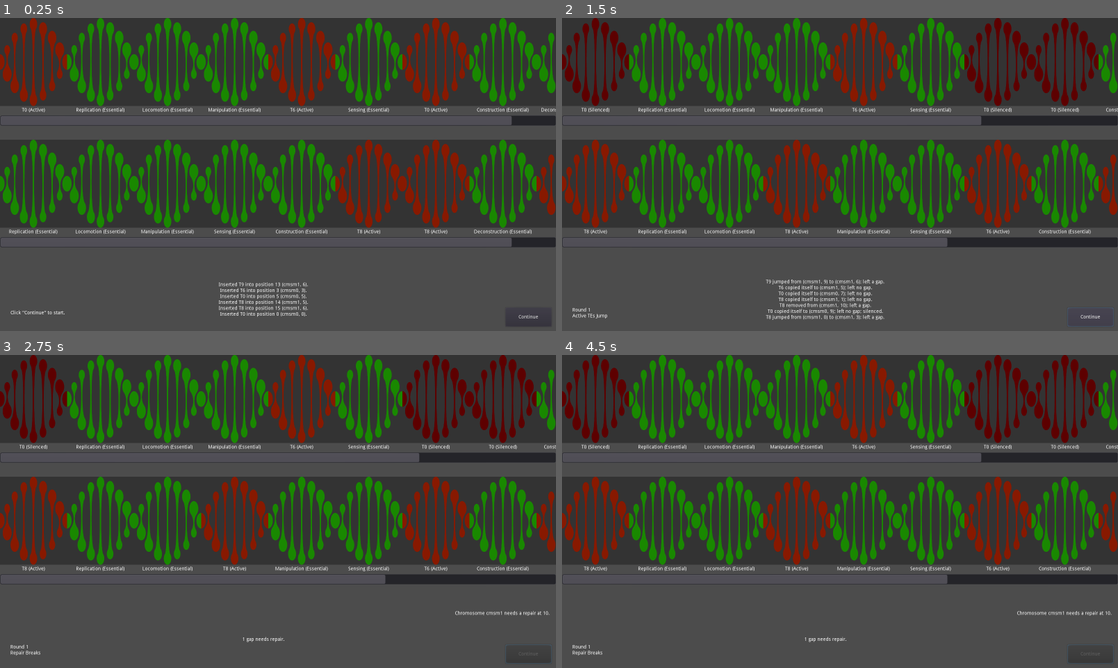
Above: before the commit, frames 1-4 (two rows, left to right).
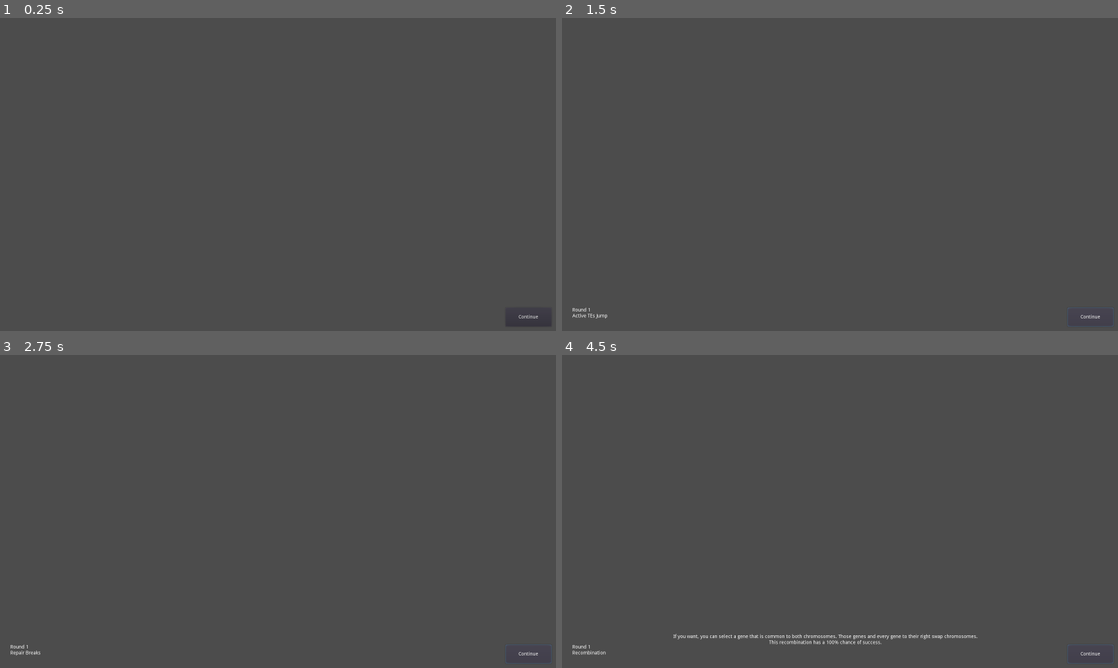
Above: after the commit, the same moments.

Repository: zachadel/GenomeEvolution
Game: Godot game, scene res://Scenes/CardTable.tscn
Two runs of this game, one before a commit and one after it. Both use one fixed random seed, a clock stepped at 60 frames per second and the inputs below.
Inputs:
- Up to frame 1 (0.25 s): no input
- Up to frame 2 (1.5 s): click "Continue" at 0.5 s; click "Continue" at 1.25 s
- Up to frame 3 (2.75 s): click "Continue" at 2 s
- Up to frame 4 (4.5 s): tap Enter at 2.75, 4.25 s; tap Space at 3.5 s

The runs differ from the first frame. In frame 1, 58% of the frame differs, in the area x 0-100%, y 0-96%; in frame 2, 59%, in the area x 0-100%, y 0-97%; in frame 3, 59%; in frame 4, 59%.
Error after the commit: Parse Error: The method "rand_truepos" isn't declared in the current class. (res://Scripts/ChromPair.gd:67)

Commit message:
Personalities
The whole infrastructure is there now, and I came up with a few test families.

In order to accomodate the new behaviors, the functions involving sequence element movement needed to be altered drastically

Diff:
--- /dev/null
+++ b/Data/ate_personalities.cfg
@@ -0,0 +1,40 @@
+[card]
+
+title="Classic"
+roll=[0, 0.2778, 0.7223, 0.9167]
+
+[superjump]
+
+title="Super Jumper"
+roll=[0, 0.3]
+range={
+1: {"min_dist": 5}
+}
+
+[closefar]
+
+title="CloseFar"
+roll=[0, 0.2]
+range={
+0.5: {"other_cmsm": false, "max_dist": 2},
+1: {"this_cmsm": false}
+}
+
+[budding]
+
+title="Buddy"
+roll=[0.2, 0.25, 0, 0.8]
+range={
+1: {"other_cmsm": false, "max_dist": 1}
+}
+
+[cnearjfar]
+
+title="CNearJFar"
+roll=[0, 0.2, 0.6, 0.9]
+c_range={
+1: {"other_cmsm": false, "max_dist": 1}
+}
+j_range={
+1: {"this_cmsm": false}
+}
--- a/Scripts/CardTable.gd
+++ b/Scripts/CardTable.gd
@@ -5,6 +5,7 @@
 	# This is a little hack I've come up with to make bars in ScrollContainer controls larger
 
 var selected_gap = null;
+var silenced_genes = [];
 
 signal gene_clicked;
 
@@ -20,9 +21,10 @@
 func gain_ates(count = 1):
 	for i in range(count):
 		var nxt_te = load("res://Scenes/SequenceElement.tscn").instance();
-		nxt_te.setup("gene", Game.getTEName());
-		var pos = $chromes.insert_ate(nxt_te);
-		$lbl_justnow.text += "Inserted %s into position %d (%s, %d).\n" % [nxt_te.id, pos, nxt_te.get_parent().get_parent().name, nxt_te.get_index()];
+		nxt_te.setup("gene");
+		$chromes.insert_new_ate(nxt_te);
+		$lbl_justnow.text += "Inserted %s into position (%s, %d).\n" % [nxt_te.id, nxt_te.get_parent().get_parent().name, nxt_te.get_index()];
+	$chromes.silence_ates(silenced_genes);
 
 func gain_gaps(count = 1):
 	for i in range(count):
@@ -33,31 +35,34 @@
 	var _actives = $chromes.ate_list + [];
 	var silence_ids = [];
 	for ate in _actives:
-		match (Game.rollATEJumps()):
+		match (ate.get_ate_jump_roll()):
 			0:
+				$lbl_justnow.text += "%s did not do anything.\n" % ate.id;
+			1:
 				var old_idx = ate.get_index();
 				var old_par = ate.get_parent().get_parent().name;
 				var old_id = ate.id;
 				$chromes.remove_elm(ate);
 				$lbl_justnow.text += "%s removed from (%s, %d); left a gap.\n" % [old_id, old_par, old_idx];
-			1:
+			2:
 				var old_idx = ate.get_index();
 				var old_par = ate.get_parent().get_parent().name;
-				$chromes.move_to_randpos($chromes.displace_elm(ate));
+
+				$chromes.jump_ate(ate);
 				$lbl_justnow.text += "%s jumped from (%s, %d) to (%s, %d); left a gap.\n" % \
 					[ate.id, old_par, old_idx, ate.get_parent().get_parent().name, ate.get_index()];
-			2:
-				var copy_ate = Game.copy_elm(ate);
-				$chromes.insert_ate(copy_ate);
+			3:
+				var copy_ate = $chromes.copy_ate(ate);
 				$lbl_justnow.text += "%s copied itself to (%s, %d); left no gap.\n" % \
 					[ate.id, copy_ate.get_parent().get_parent().name, copy_ate.get_index()];
-			3:
-				var copy_ate = Game.copy_elm(ate);
-				$chromes.insert_ate(copy_ate);
-				silence_ids.append(ate.id);
+			4:
+				var copy_ate = $chromes.copy_ate(ate);
+				if (!silence_ids.has(ate.id)):
+					silence_ids.append(ate.id);
 				$lbl_justnow.text += "%s copied itself to (%s, %d); left no gap; silenced.\n" % \
 					[ate.id, copy_ate.get_parent().get_parent().name, copy_ate.get_index()];
 	$chromes.silence_ates(silence_ids);
+	silenced_genes += silence_ids;
 	$chromes.collapse_gaps();
 
 func _on_chromes_elm_clicked(elm):
--- a/Scripts/ChromPair.gd
+++ b/Scripts/ChromPair.gd
@@ -106,37 +106,59 @@
 	for r in _remove:
 		ate_list.erase(r);
 
-func get_max_pos(ends = true):
-	var sum = $cmsm0/cmsm.get_child_count() + $cmsm1/cmsm.get_child_count();
-	if (ends):
-		return sum + 2;
-	else:
-		return sum - 2;
-
-func pos_to_cmtd_idx(pos, ends = true):
-	var first_posns = $cmsm0/cmsm.get_child_count();
-	if (!ends):
-		first_posns -= 1;
-	return int(pos >= first_posns);
-
-func rand_truepos(allow_ends = true):
-	var rand_val = randi()%get_max_pos(allow_ends);
-	if (!allow_ends):
-		if (pos_to_cmtd_idx(rand_val, false)):
-			rand_val += 3;
-		else:
-			rand_val += 1;
-	return rand_val;
-
-func move_to_truepos(sq_elm, pos):
-	var first_posns = $cmsm0/cmsm.get_child_count();
-	var cmsm_idx = int(pos > first_posns);
-	if (cmsm_idx):
-		pos -= first_posns + 1;
-	get_cmsm(cmsm_idx).add_elm(sq_elm, pos);
-
-func move_to_randpos(sq_elm, allow_ends = true):
-	move_to_truepos(sq_elm, rand_truepos(allow_ends));
+# Calling this function kinda sucks, which is why there are a bunch of almost-aliases below it
+func insert_from_behavior(sq_elm, this_cmsm, ref_pos, behave_dict = Game.DEFAULT_ATE_RANGE_BEHAVIOR):
+	var other_cmsm = get_other_cmsm(this_cmsm);
+
+	var possible_spots = [];
+	# Get spots from this cmsm
+	if (behave_dict["this_cmsm"]):
+		for s in [-1, 1]:
+			var start = ref_pos + s*behave_dict["min_dist"];
+			start = min(this_cmsm.get_child_count()-1, max(0, start));
+			var end = behave_dict["max_dist"];
+			if (end == -1):
+				end = this_cmsm.get_child_count();
+			end = min(this_cmsm.get_child_count()-1, max(0, ref_pos + s*end));
+
+			if (s == 1):
+				possible_spots += range(start, end+1); # = [start, start+1, ..., end-1, end]
+			else:
+				possible_spots += range(end+1, start+2);
+	var ends_idx = possible_spots.size();
+	# Get spots from the other cmsm
+	if (behave_dict["other_cmsm"]):
+		var start = round(behave_dict["min_range"] * other_cmsm.get_child_count());
+		var end = round(behave_dict["max_range"] * other_cmsm.get_child_count());
+		possible_spots += range(start, end+1);
+
+	# Pick a random spot from the array
+	var rand_idx = randi()%possible_spots.size();
+	# Determine which cmsm to go to
+	var final_cmsm = this_cmsm;
+	if (rand_idx >= ends_idx):
+		final_cmsm = other_cmsm;
+
+	# Move sq_elm to the picked spot
+	if (sq_elm.mode == "ate" && !ate_list.has(sq_elm)):
+		ate_list.append(sq_elm);
+
+	final_cmsm.add_elm(sq_elm, possible_spots[rand_idx]);
+
+func jump_ate(ate_elm):
+	var old_idx = ate_elm.get_index();
+	var old_cmsm = ate_elm.get_parent();
+	displace_elm(ate_elm);
+	insert_from_behavior(ate_elm, old_cmsm, old_idx, ate_elm.get_active_behavior(true));
+
+func copy_ate(original_ate):
+	var copy_ate = Game.copy_elm(original_ate);
+	insert_from_behavior(copy_ate, original_ate.get_parent(), original_ate.get_index(),\
+		original_ate.get_active_behavior(false));
+	return copy_ate;
+
+func insert_new_ate(ate_elm):
+	insert_from_behavior(ate_elm, $cmsm0/cmsm, 0);
 
 func dupe_elm(elm):
 	var copy_elm = Game.copy_elm(elm);
@@ -145,13 +167,6 @@
 	elm.get_parent().add_elm(copy_elm, elm.get_index());
 	return copy_elm;
 
-func insert_ate(elm, pos = null):
-	if (pos == null):
-		pos = rand_truepos();
-	move_to_truepos(elm, pos);
-	ate_list.append(elm);
-	return pos;
-
 func highlight_gaps():
 	for g in gap_list:
 		g.disable(false);
--- a/Scripts/Game.gd
+++ b/Scripts/Game.gd
@@ -7,11 +7,41 @@
 var turn_idx = -1;
 var round_num = 1;
 
+var ate_personalities = {};
+
 func _ready():
+	#Generate a new seed for all rand calls
 	randomize();
 
-func getTEName():
-	return "T" + str(randi()%10);
+	# Import ATE Personalities
+	load_data("ate_personalities", ate_personalities);
+
+func cfg_sec_to_dict(cfg, sec):
+	var build = {};
+	for k in cfg.get_section_keys(sec):
+		build[k] = cfg.get_value(sec, k);
+	return build;
+
+const DEFAULT_ATE_RANGE_BEHAVIOR = {
+	"this_cmsm": true, #Can jump to another spot on this chromosome
+	"min_dist": 1, #If this_cmsm is true, this is the smallest distance it will move; if the chromosome is too short, it will move until it runs out of space. This really shouldn't ever be lower than 1
+	"max_dist": -1, #If this_cmsm is true, this is the largest distance it will move; -1 means the whole chromosome
+	"other_cmsm": true, #Can jump to a spot on the other chromosome
+	"min_range": 0.0, #If other_cmsm is true, this is the leftmost spot as a percentage it will jump to
+	"max_range": 1.0 #If other_cmsm is true, this is the rightmost spot as a percentage it will jump to
+};
+
+# Dictionaries are passed by reference
+func load_data(data_name, dict):
+	var data = ConfigFile.new();
+	var err = data.load("res://Data/" + data_name + ".cfg");
+	if (err == OK):
+		for s in data.get_sections():
+			dict[s] = cfg_sec_to_dict(data, s);
+	else: print("Failed to load " + data_name + " data files. Very bad!");
+
+func get_random_ate_personality():
+	return ate_personalities[ate_personalities.keys()[randi()%ate_personalities.size()]];
 
 # This is a little hack I've come up with to make bars in ScrollContainer controls larger
 func change_slider_width(scroll_cont, horiz = true, width = 30):
@@ -44,19 +74,8 @@
 
 func copy_elm(elm):
 	var copy = load("res://Scenes/SequenceElement.tscn").instance();
-	copy.setup(elm.type, elm.id, elm.mode, elm.ess_class);
+	copy.setup(elm.type, elm.id, elm.mode, elm.ess_class, elm.ate_personality);
 	return copy;
-
-func rollATEJumps():
-	var rand = randf();
-	if (rand <= .2778):
-		return 0;
-	elif (rand <= .7223):
-		return 1;
-	elif (rand <= .9167):
-		return 2;
-	else:
-		return 3;
 
 func rollCopyRepair():
 	var rand = randf();
--- a/Scripts/SequenceElement.gd
+++ b/Scripts/SequenceElement.gd
@@ -4,18 +4,27 @@
 var mode;
 var id;
 var ess_class = null;
+var ate_personality = {};
 
 signal elm_clicked(elm);
 
-func setup(_type, _id = "", _mode = "ate", _ess_class = ""):
+func setup(_type, _id = "", _mode = "ate", _ess_class = "", _pers = null):
 	id = _id;
 	type = _type;
 	mode = _mode;
-	if (mode == "essential"):
-		if (_ess_class in Game.essential_classes):
-			ess_class = _ess_class;
-		else:
-			print("!! Trying to put ", name, " (", _type, ", ", _id, ") in non-existent eclass (", _ess_class, ")");
+	if (type == "gene"):
+		match (mode):
+			"essential":
+				if (_ess_class in Game.essential_classes):
+					ess_class = _ess_class;
+				else:
+					print("!! Trying to put ", name, " (", _type, ", ", _id, ") in non-existent eclass (", _ess_class, ")");
+			"ate":
+				if (_pers == null):
+					ate_personality = Game.get_random_ate_personality();
+				else:
+					ate_personality = _pers;
+				id = ate_personality["title"];
 
 	upd_display();
 
@@ -73,6 +82,45 @@
 	$GrayFilter.visible = dis;
 	$BorderRect.visible = !dis;
 
+func get_ate_jump_roll():
+	var idx = 0;
+	var roll = randf();
+	while (idx < ate_personality["roll"].size() && roll >= ate_personality["roll"][idx]):
+		idx += 1;
+	return idx;
+
+func get_active_behavior(jump): #if jump==false, get the copy range
+	var grab_dict = {};
+	if (jump):
+		# If jumping and j_range is present, use that
+		if (ate_personality.has("j_range")):
+			grab_dict = ate_personality["j_range"];
+	else:
+		# If copying and c_range is present, use that
+		if (ate_personality.has("c_range")):
+			grab_dict = ate_personality["c_range"];
+
+	if (grab_dict.size() == 0):
+		# If we haven't found one to use, use range
+		if (ate_personality.has("range")):
+			grab_dict = ate_personality["range"];
+		else:
+			# If none of the ranges are present, use the default behavior
+			return Game.DEFAULT_ATE_RANGE_BEHAVIOR;
+	var idx = 0;
+	var roll = randf();
+	# Roll a random number, then find the behavior that matches the probability
+	while (idx < grab_dict.size() && roll >= grab_dict.keys()[idx]):
+		idx += 1;
+
+	# Once found, fill in the implied default behavior
+	grab_dict = grab_dict[grab_dict.keys()[idx]];
+	if (grab_dict.size() < Game.DEFAULT_ATE_RANGE_BEHAVIOR.size()):
+		for k in Game.DEFAULT_ATE_RANGE_BEHAVIOR:
+			if (!grab_dict.has(k)):
+				grab_dict[k] = Game.DEFAULT_ATE_RANGE_BEHAVIOR[k];
+	return grab_dict;
+
 func _on_SeqElm_pressed():
 	emit_signal("elm_clicked", self);
 
Not shown, added: Data/Documentation.txt
